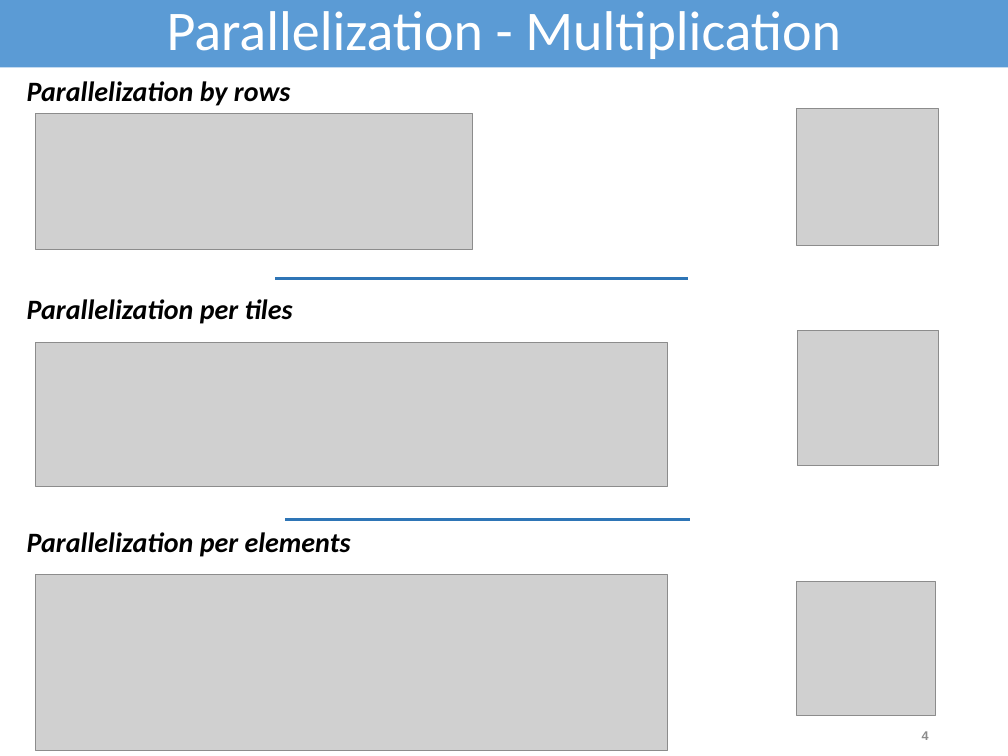
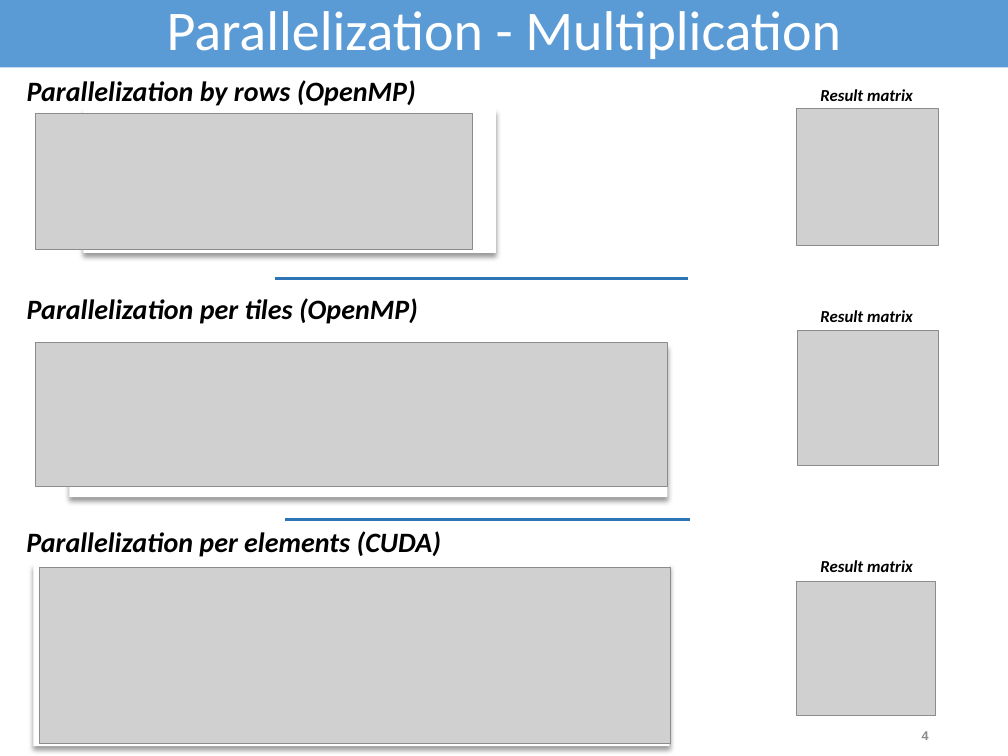
Before and after one commit to domenico-rgs/ACA-Project, a slide deck: slide 4 of Presentazione.pptx. Drawn at 1008x756 pixels with LibreOffice and Linux fonts; fonts in the diff are those of the drawing; grey boxes stand for pictures. Boxes give left, top, right and bottom in pixels: in the first picture for what was removed or moved away, otherwise in the second. Text is boxed around its words. In the diff, an @@ line names an element or a change of style, - is before the commit and + after.

```diff
--- a/Presentazione.pptx
+++ b/Presentazione.pptx
@@ text at (27,80,416,106): text changed @@
-Parallelization by rows
+Parallelization by rows (OpenMP)
@@ text added at (820,89,913,101), 12 pt, text #000000, bold, italic @@
+Result matrix
@@ rectangle added at (84,109,496,253), fill #FFFFFF @@
@@ text at (27,298,418,324): text changed @@
-Parallelization per tiles
+Parallelization per tiles (OpenMP)
@@ text added at (820,310,913,322), 12 pt, text #000000, bold, italic @@
+Result matrix
@@ rectangle added at (70,344,667,497), fill #FFFFFF @@
@@ text at (26,531,441,557): text changed @@
-Parallelization per elements
+Parallelization per elements (CUDA)
@@ rectangle added at (33,563,669,746), fill #FFFFFF @@
@@ picture: place and size @@
-picture at (35,575,667,751)
+picture at (39,568,671,744)
@@ text added at (820,560,913,572), 12 pt, text #000000, bold, italic @@
+Result matrix
```
Also in this commit, not shown: 2 other slides changed, 1 other file.
